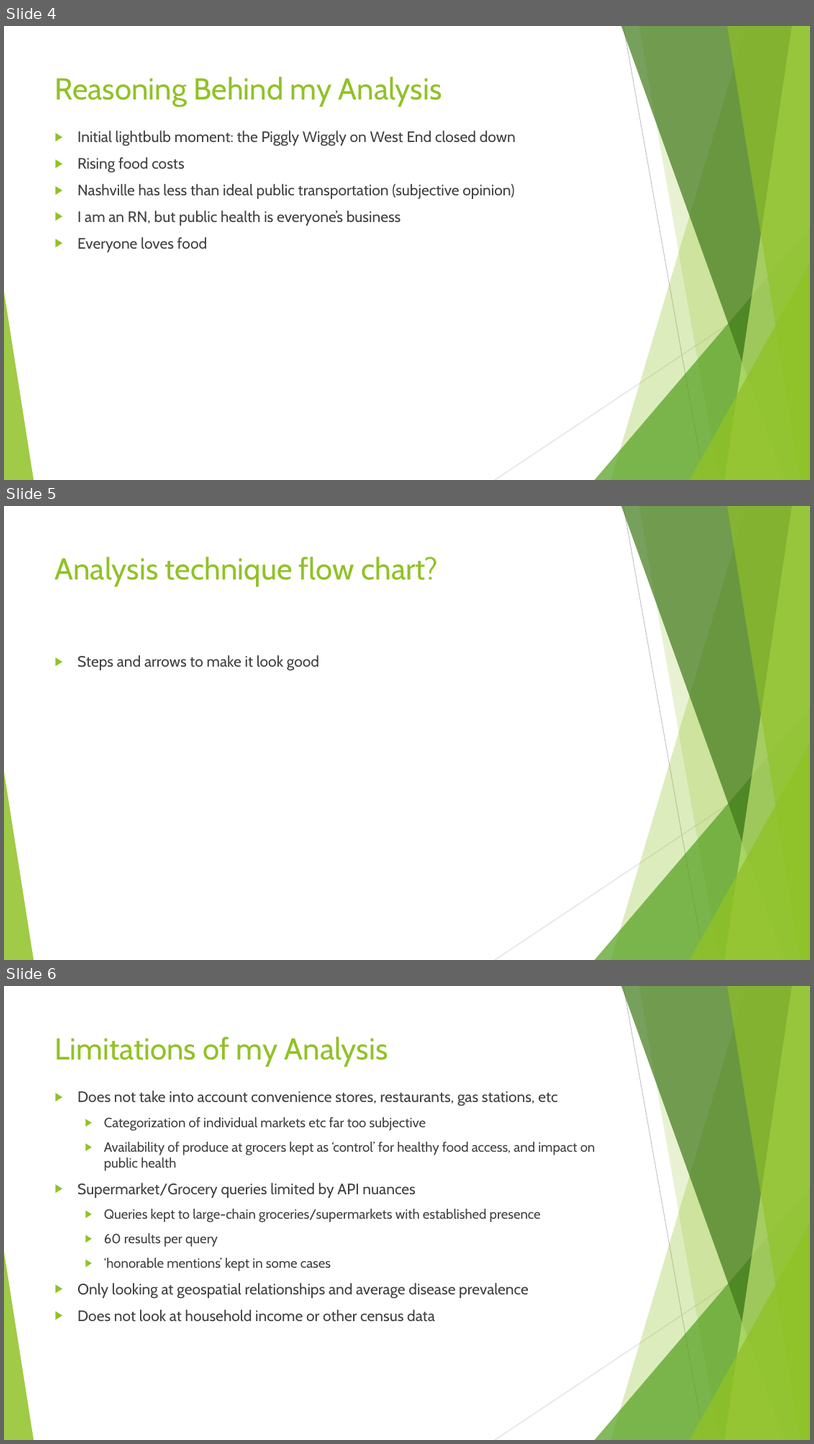
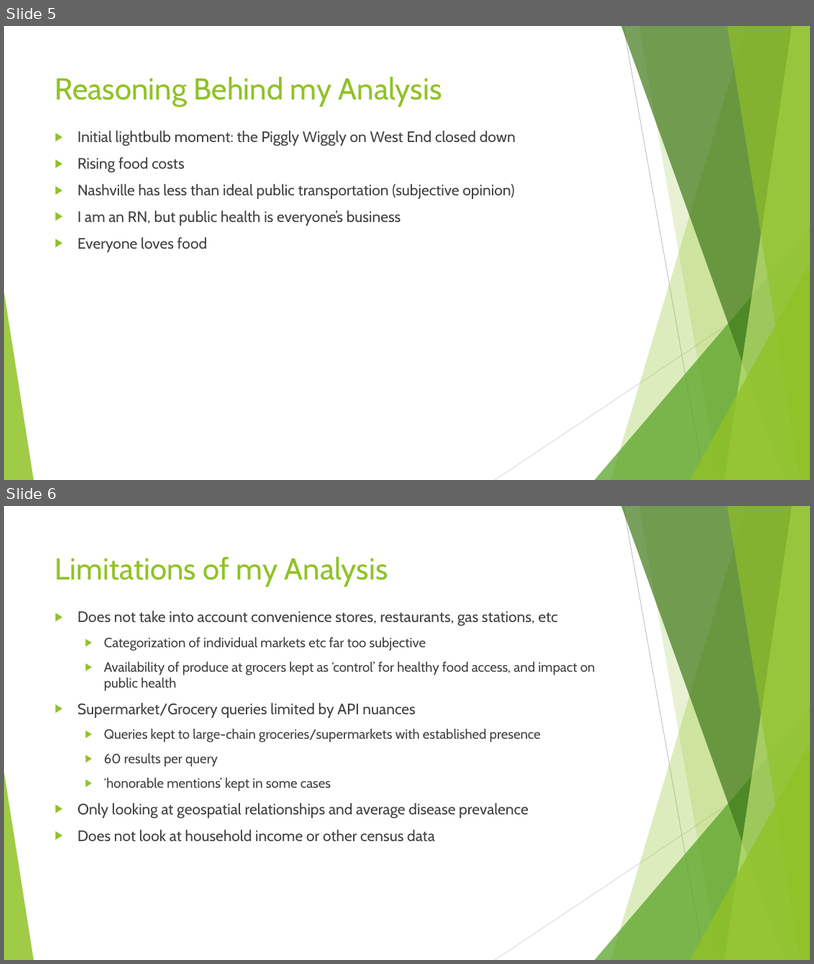
Before and after one commit to latestnight/capstone, a slide deck: food_desert_pp.pptx. Shown one above the other, each under a label of ours: slides 4, 5 and 6 before the commit, slides 5 and 6 after it. The pictures are 814x1444 and 814x964 pixels, drawn with LibreOffice and Linux fonts; fonts in the diff are those of the drawing. Boxes give left, top, right and bottom in pixels: in the first picture for what was removed or moved away, otherwise in the second. Text is boxed around its words. In the diff, an @@ line names an element or a change of style, - is before the commit and + after.

```diff
--- a/food_desert_pp.pptx
+++ b/food_desert_pp.pptx
@@ slide 5 removed at <box>4,506,810,960</box>, background #FFFFFF; not listed: 10 template elements that a slide beside it also shows @@
@@ title removed at <box>55,556,438,587</box> @@
-Analysis technique flow chart?
@@ text removed at <box>77,655,319,670</box> @@
-▶ Steps and arrows to make it look good
@@ what was slide 4 is now slide 5 @@
```
Also in this commit, not shown: 1 slide changed, 2 slides added, 1 other slide removed, 4 other files.
